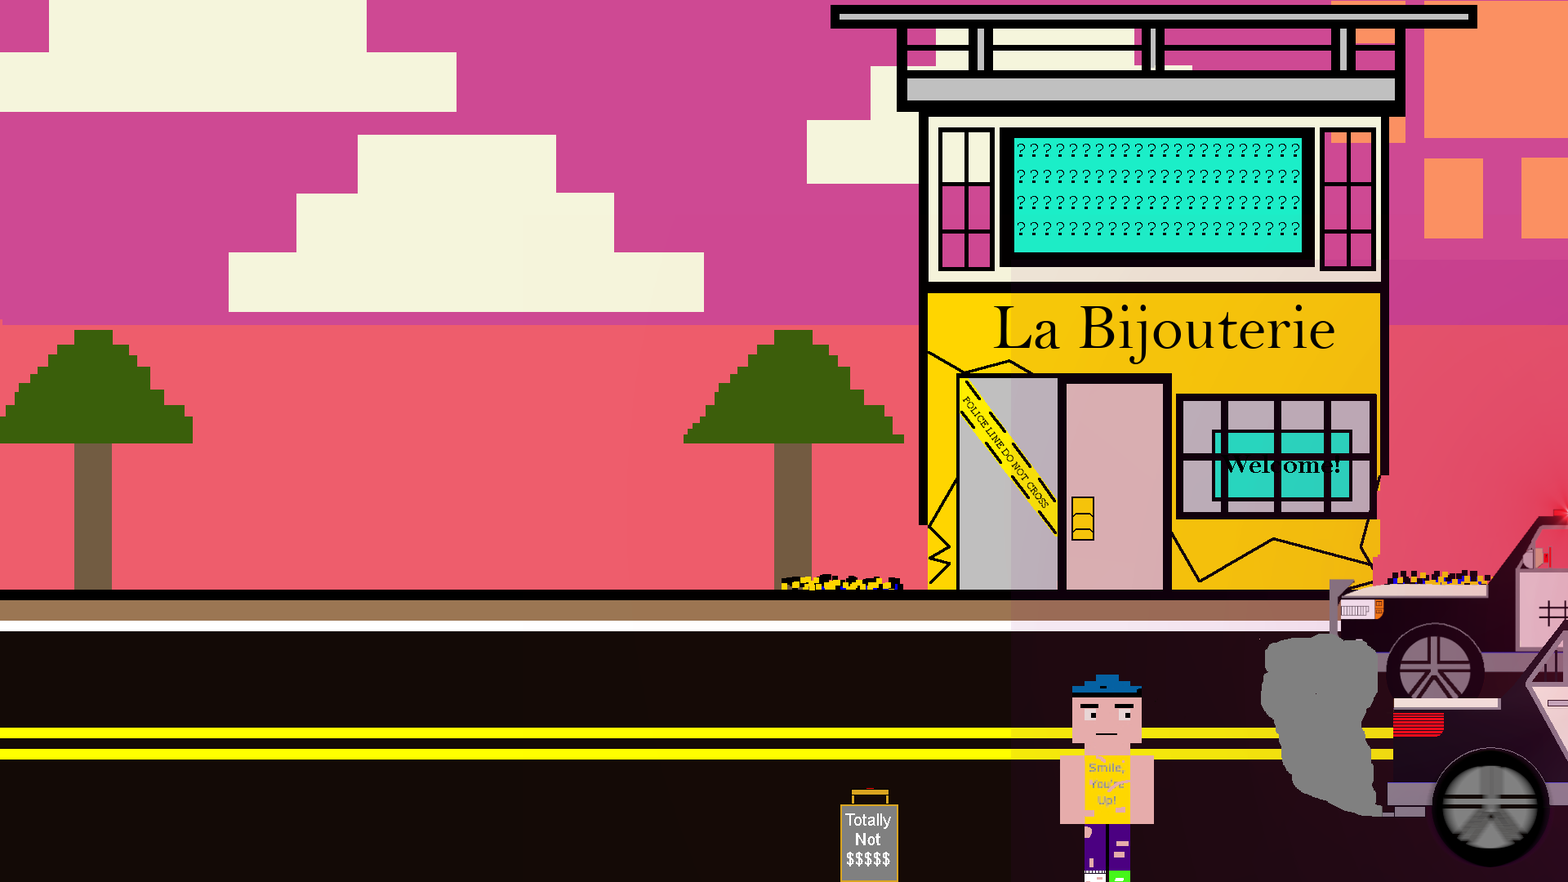
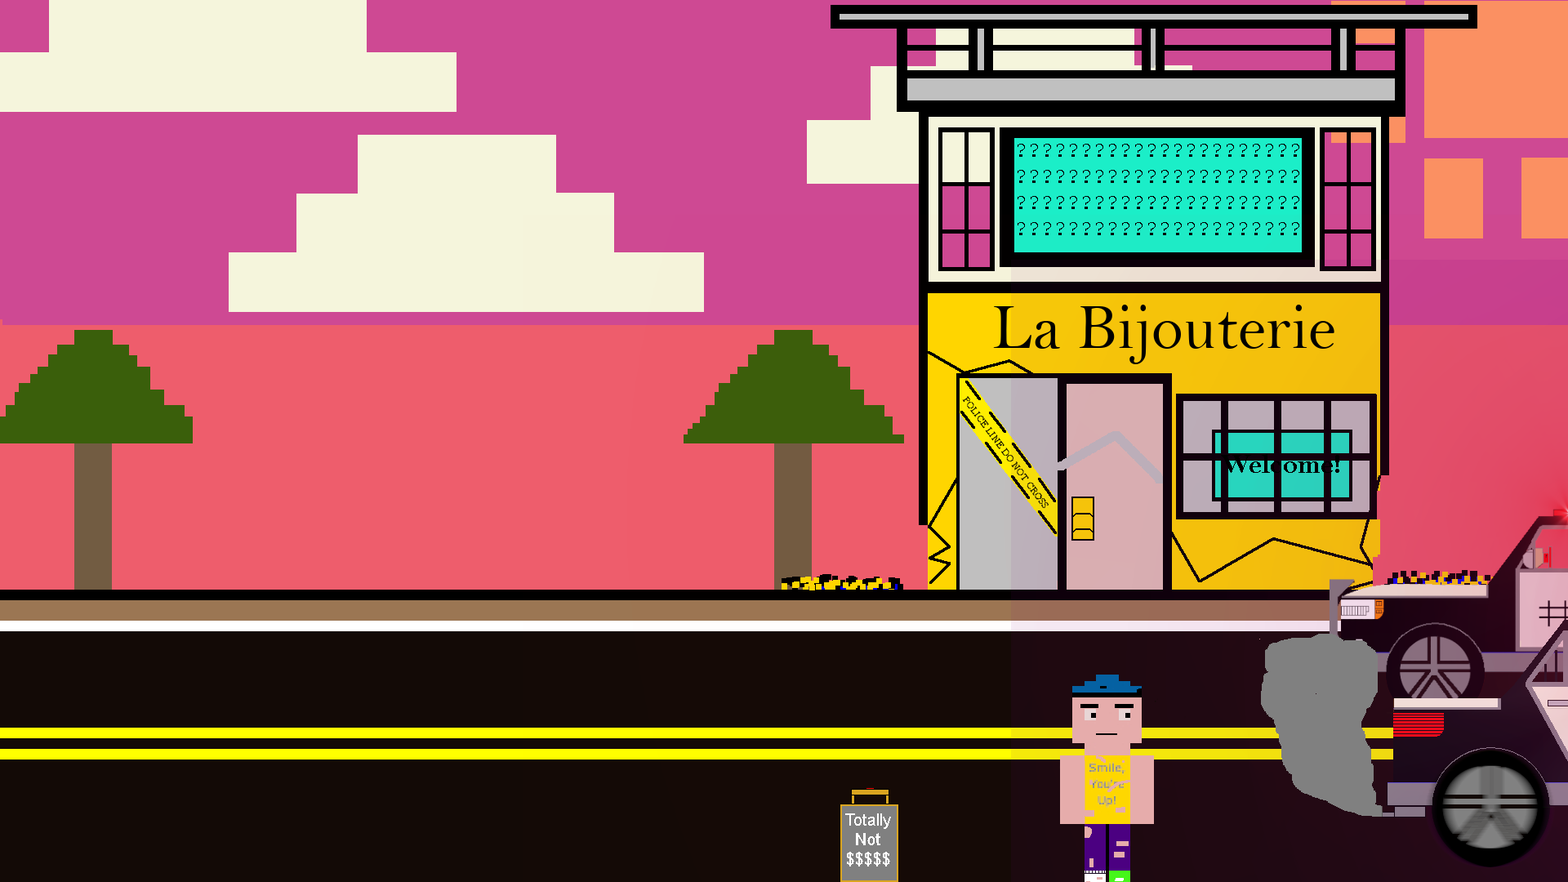
The second 1568 × 882 image is a revision of the first. Changes to its layers:
added layer "Background copy #8" above "Background copy #7" over (x1=1057, y1=431, x2=1163, y2=484)
hid "Background copy #7" over (x1=1057, y1=431, x2=1163, y2=484)